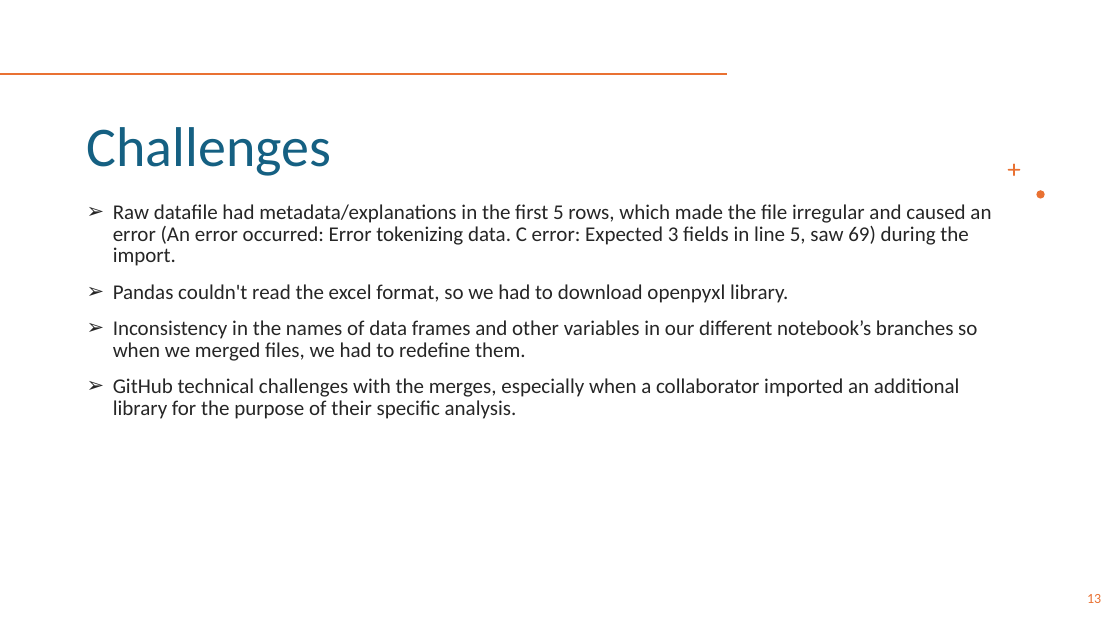
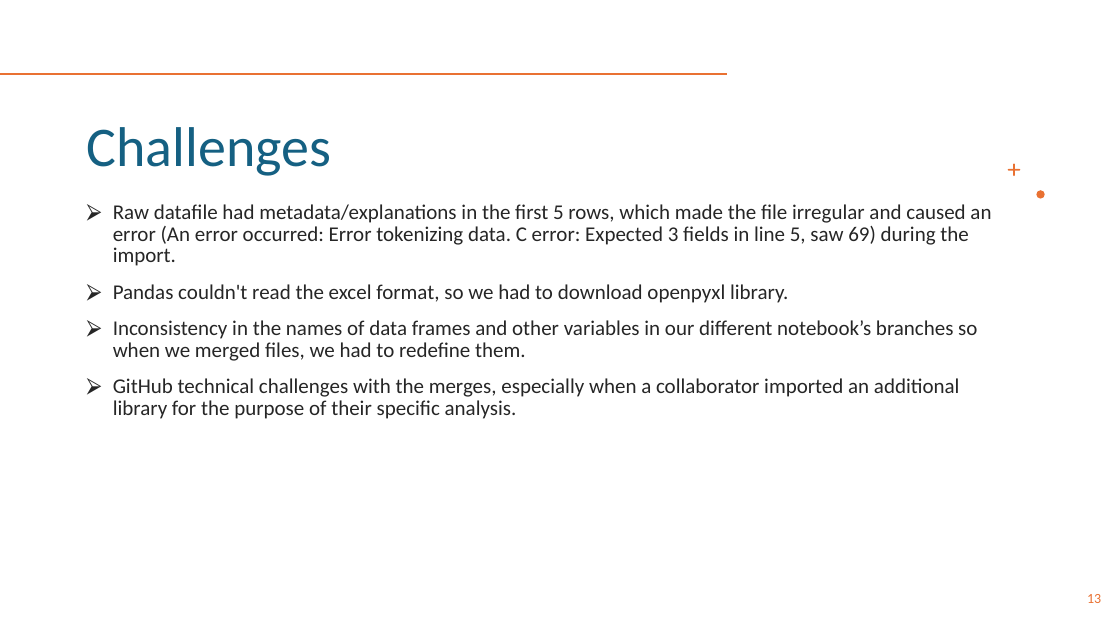
Before and after one commit to PaolaGaray/FirstProject, a slide deck: slide 13 of slides/Team 1_Week3.pptx. Drawn at 1120x630 pixels with LibreOffice and Linux fonts; fonts in the diff are those of the drawing. Boxes give left, top, right and bottom in pixels: in the first picture for what was removed or moved away, otherwise in the second. Text is boxed around its words. In the diff, an @@ line names an element or a change of style, - is before the commit and + after.

```diff
--- a/slides/Team 1_Week3.pptx
+++ b/slides/Team 1_Week3.pptx
@@ text "Raw datafile had metadata/explanations in ..." at (113, 204, 991, 419): bullet ➢ to ⮚ @@
```
Also in this commit, not shown: 3 other slides changed.
